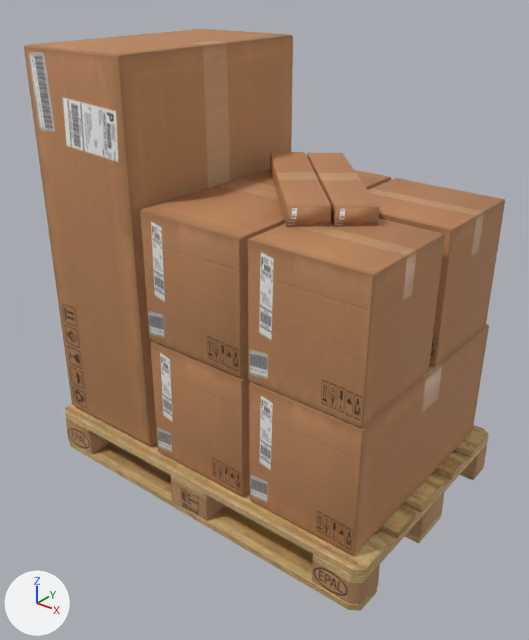
The glTF model public/model3.glb: old version first, new version second.
The view is the same before and after, from a camera (50 mm lens) standing at (1.309, -1.693, 0.98) and looking at (0.057, -0.128, 0.01). Lighting does not change. The marker at lower left points along +X, +Y and +Z. Where no turn or scale is listed for an object, it has been applied to the vertices. Vertices at the same position are counted once.

The first picture shows '0', '1', '2', '3', '4', '5', '6', '7', '8'.
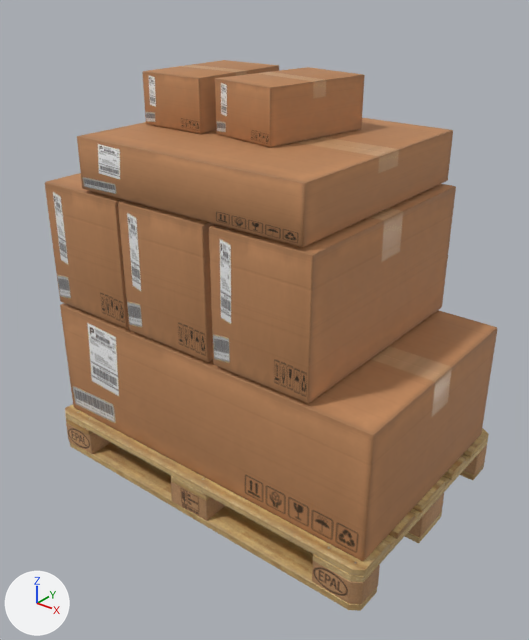
Where the newer file only moved an object's origin or applied its transform, the numbers keep the older frame.

Location of each change, [x1, y1, x2, y2] in pixels of the pictures (529 x 640 px; the box of a moved part takes in the faces that stretch with it):
```json
{"object": "1", "change": "moved, turned", "before": [24, 29, 293, 446], "after": [60, 303, 497, 561]}
{"object": "5", "change": "reshaped", "before": [368, 178, 505, 367], "after": [77, 118, 453, 247]}
{"object": "4", "change": "reshaped", "before": [140, 169, 391, 378], "after": [118, 200, 215, 362]}
{"object": "7", "change": "reshaped", "before": [270, 152, 331, 226], "after": [215, 67, 365, 147], "on screen": "144% wider, 8% taller"}
{"object": "8", "change": "deleted", "before": [307, 153, 379, 227]}
{"part": 1, "of": "me_paleta_cube_001", "change": "moved or reshaped", "before": [249, 324, 489, 556], "after": [45, 173, 129, 329]}
{"part": 2, "of": "me_paleta_cube_002", "change": "moved or reshaped", "before": [150, 341, 251, 497], "after": [209, 184, 456, 403]}
{"part": 5, "of": "me_paleta_cube_006", "change": "moved or reshaped", "before": [248, 219, 445, 428], "after": [142, 60, 279, 134]}
```

The change, as JSON lines over the scene's bpy script:
```json
{"block": "me_paleta_cube_001", "where": "me_paleta_cube_001.from_pydata(...)  # 56 vertices, 108 faces; spans x -0.163..0.186, y -0.436..0.287, z -0.389..0.003"}
{"block": "me_paleta_cube_001", "where": "# used by ob_2; location = (0.411, 0.0, 0.002)"}
{"block": "me_paleta_cube_001", "change": "me_paleta_cube_001 part 1: the whole mesh is multiplied about its middle by the matrix ((0.905, 0.0, -0.007), (0.0, 1.0, 0.0), (0.008, 0.0, 1.0)), then moved by (-0.796, 0.0, 0.397)"}
{"block": "me_paleta_cube_002", "where": "me_paleta_cube_002.from_pydata(...)  # 56 vertices, 108 faces; spans x -0.163..0.186, y -0.436..0.287, z -0.389..0.003"}
{"block": "me_paleta_cube_002", "where": "# used by ob_3; location = (0.041, 0.0, 0.002)"}
{"block": "me_paleta_cube_002", "change": "me_paleta_cube_002 part 2: the whole mesh is multiplied about its middle by the matrix ((0.905, 0.0, -0.007), (0.0, 1.0, 0.0), (0.008, 0.0, 1.0)), then moved by (0.23, 0.0, 0.397)"}
{"block": "me_paleta_cube_003", "where": "me_paleta_cube_003.from_pydata(...)  # 56 vertices, 108 faces; spans x -0.163..0.186, y -0.436..0.287, z -0.389..0.003"}
{"block": "me_paleta_cube_003", "where": "# used by ob_4; location = (0.041, 0.0, 0.393)"}
{"block": "me_paleta_cube_003", "change": "me_paleta_cube_003 part 3: the whole mesh is multiplied about its middle by the matrix ((0.905, 0.0, -0.007), (0.0, 1.0, 0.0), (0.008, 0.0, 1.0)), then moved by (-0.103, 0.0, 0.006)"}
{"block": "me_paleta_cube_005", "where": "me_paleta_cube_005.from_pydata(...)  # 56 vertices, 108 faces; spans x -0.163..0.186, y -0.202..0.133, z -0.389..0.003"}
{"block": "me_paleta_cube_005", "where": "# used by ob_5; location = (0.409, 0.139, 0.393)"}
{"block": "me_paleta_cube_005", "change": "me_paleta_cube_005 part 4: the whole mesh is multiplied about its middle by the matrix ((2.221, 0.0, -0.018), (0.0, 2.159, 0.0), (0.003, 0.0, 0.378)), then moved by (-0.392, -0.179, 0.285)"}
{"block": "me_paleta_cube_006", "where": "me_paleta_cube_006.from_pydata(...)  # 56 vertices, 108 faces; spans x -0.163..0.186, y -0.202..0.133, z -0.389..0.003"}
{"block": "me_paleta_cube_006", "where": "# used by ob_6; location = (0.409, -0.231, 0.393)"}
{"block": "me_paleta_cube_006", "change": "me_paleta_cube_006 part 5: the whole mesh is multiplied about its middle by the matrix ((0.632, 0.0, -0.005), (0.0, 1.051, 0.0), (0.003, 0.0, 0.378)), then moved by (-0.629, 0.229, 0.434)"}
{"block": "me_paleta_cube_007", "where": "me_paleta_cube_007.from_pydata(...)  # 56 vertices, 108 faces; spans x -0.193..0.28, y -0.294..0.21, z -0.05..0.001"}
{"block": "me_paleta_cube_007", "where": "# used by ob_7; location = (0.071, -0.012, 0.447)"}
{"block": "me_paleta_cube_007", "change": "me_paleta_cube_007 part 6: the whole mesh is multiplied about its middle by the matrix ((1.377, 1.389, -0.016), (-0.641, 0.222, 0.003), (0.018, 0.016, 2.964)), then moved by (-0.042, 0.022, 0.212)"}
{"op": "set", "path": "ob_1.rotation_euler", "old": "(0.0, 1.57, 0.0)", "new": "(0.0, 0.0, 0.0)", "note": "degrees (0, 90, 0) -> degrees (0, 0, 0)"}
{"op": "set", "path": "ob_1.location", "old": "(-0.157, 0.0, 0.244)", "new": "(0.0, 0.0, 0.0)"}
{"op": "remove", "block": "ob_8", "code": ["ob_8 = bpy.data.objects.new('8', me_paleta_cube_008)", "ob_8.location = (0.16, 0.066, 0.444)"]}
```
